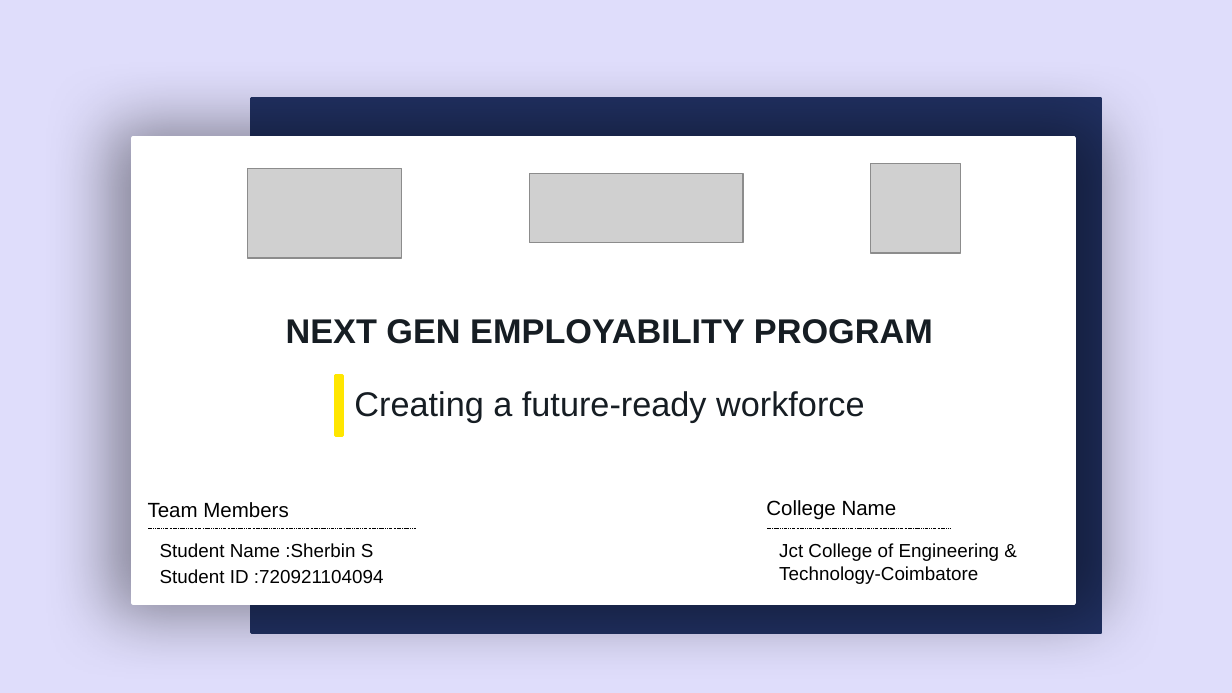
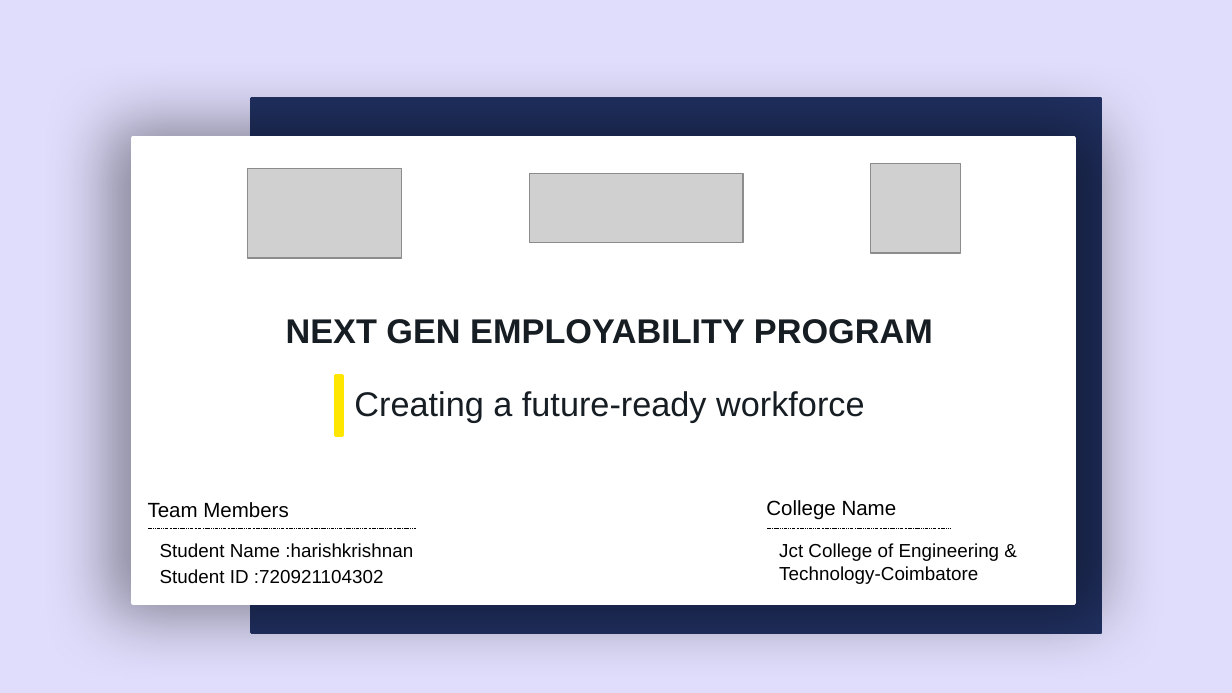
Before and after one commit to harikri16/Notesharing-webappliation-Django-harishkrishnan-4302-JCT, a slide deck: slide 1 of Notes Sharing Web Application using Django Framework - Sherbin(4094,JCTCET).pptx. Drawn at 1232x693 pixels with LibreOffice and Linux fonts; fonts in the diff are those of the drawing; grey boxes stand for pictures; background and template pictures are left out. Boxes give left, top, right and bottom in pixels: in the first picture for what was removed or moved away, otherwise in the second. Text is boxed around its words. In the diff, an @@ line names an element or a change of style, - is before the commit and + after.

```diff
--- a/Notes Sharing Web Application using Django Framework - Sherbin(4094,JCTCET).pptx
+++ b/Notes Sharing Web Application using Django Framework - Sherbin(4094,JCTCET).pptx
@@ text at box(160, 543, 413, 584): text changed @@
-Student Name :Sherbin S
-Student ID :720921104094
+Student Name :harishkrishnan
+Student ID :720921104302
```
